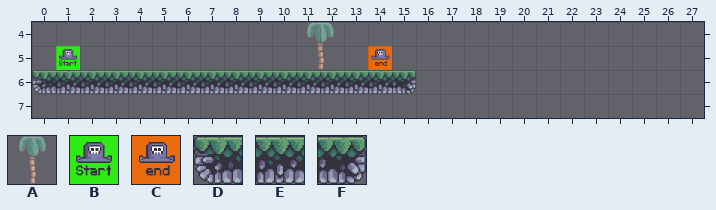
Tiled map, stored at 平台跳跃/levels/level_data/level_1.tmx. The picture above was drawn from the file before the commit.
Cells are 64x64 px. Shown: x 0..27, y 4..7.
Key: from "palms": A 0 "bg_palm_1"; from "setup_tiles": B 0, C 1; from "terrain_tiles": D 12, E 13, F 14.
_ is an empty cell.
Layers that did not change in this view are not listed.
Layer "terrain" before, first column x 0:
4 ____________________________
5 ____________________________
6 DEEEEEEEEEEEEEEF____________
7 ____________________________
The same view after the edit:
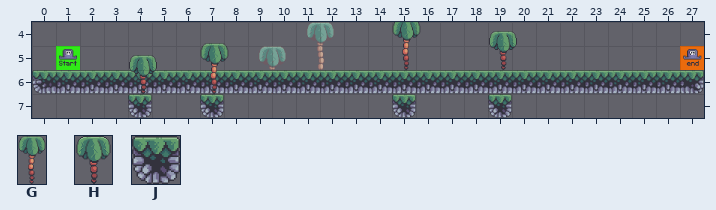
Further tiles: from "palms": G 4 "large_1", H 8 "small_1"; from "terrain_tiles": J 15.
What changed:
Changed rows in their new state; . is an unchanged cell.
Layer "bg_palms":
first column x 9:
6 A
Layer "terrain":
first column x 4:
6 ...........EEEEEEEEEEEEF
7 J..J.......J...J........
Layer "player":
first column x 14:
5 _............C
Layer "fg_palms":
first column x 4:
5 ...........G...H
6 H..G............
